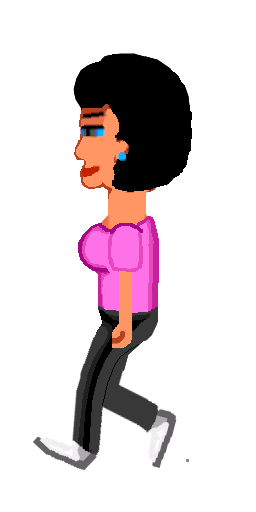
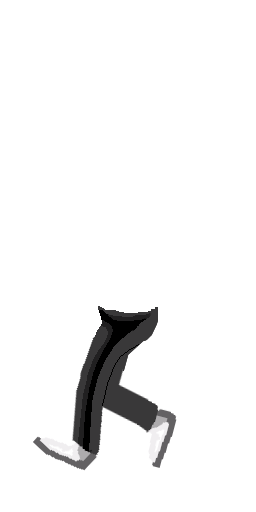
The second 256 x 512 image is a revision of the first. Changes to its layers:
painted on "Legs5L" over [111, 312, 132, 348]
hid "ArmsL" over [78, 216, 189, 462]
hid "HeadL" over [73, 53, 192, 242]
